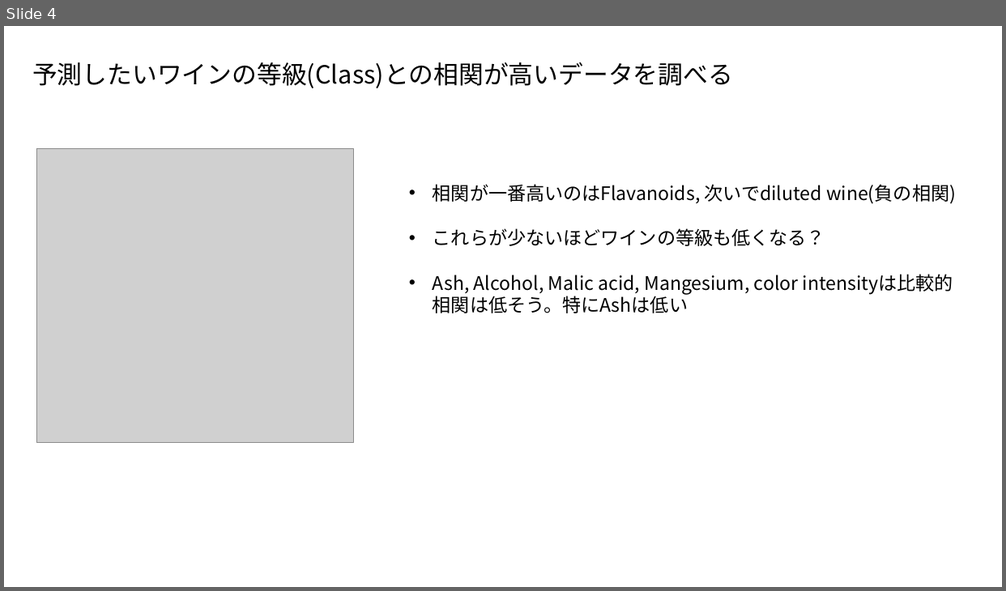
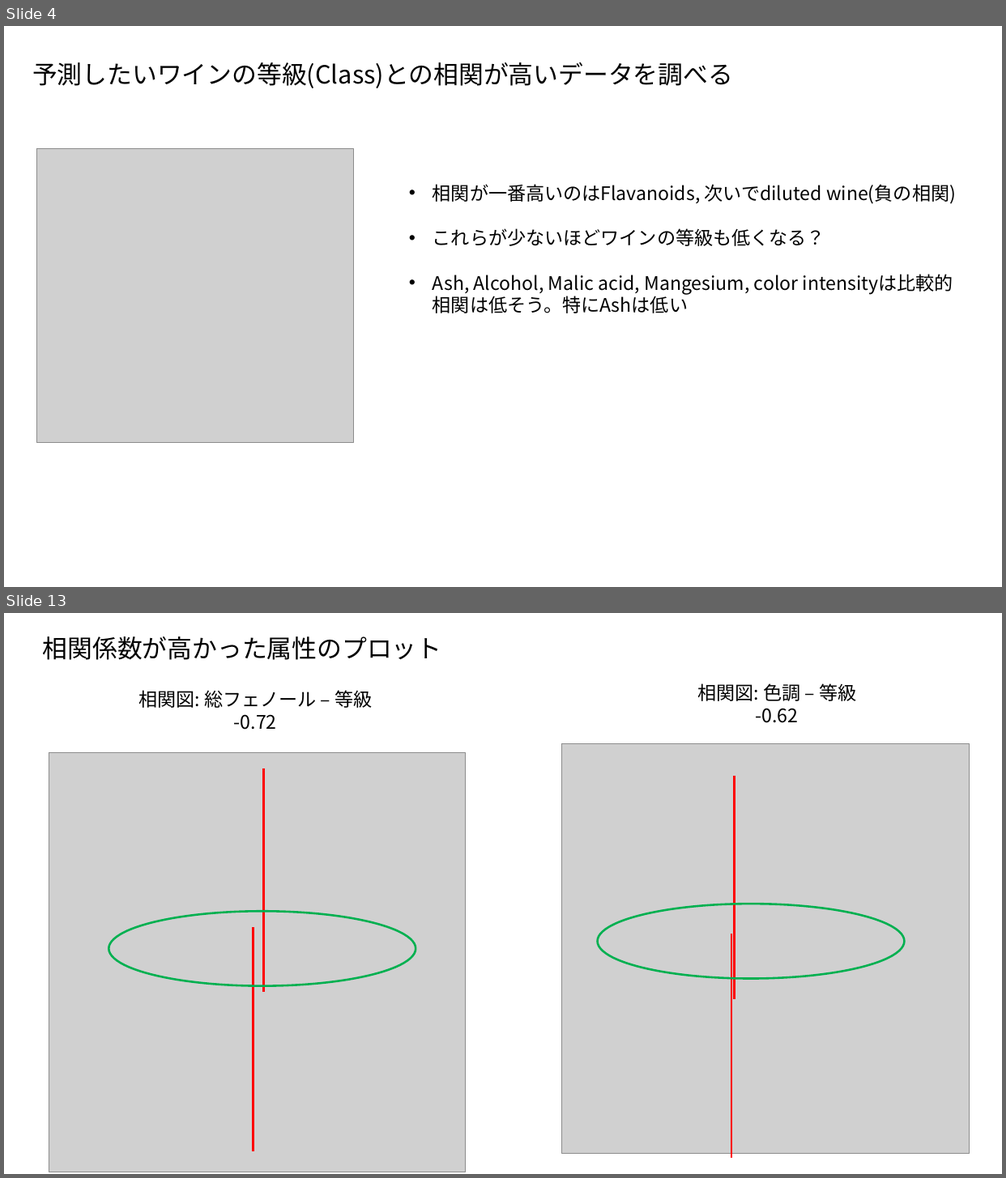
Before and after one commit to ShisatoYano/PythonPrograms, a slide deck: Analysis_Origine_Wine/Report.pptx. Shown one above the other, each under a label of ours: slide 4 before the commit, slides 4 and 13 after it; the slides between them are not shown. The pictures are 1006x591 and 1006x1178 pixels, drawn with LibreOffice and Linux fonts; fonts in the diff are those of the drawing; grey boxes stand for pictures. Boxes give left, top, right and bottom in pixels: in the first picture for what was removed or moved away, otherwise in the second. Text is boxed around its words. In the diff, an @@ line names an element or a change of style, - is before the commit and + after.

```diff
--- a/Analysis_Origine_Wine/Report.pptx
+++ b/Analysis_Origine_Wine/Report.pptx
@@ slide 13 added at (4,613,1002,1174), background #FFFFFF @@
@@ text added at (43,636,442,660), 24 pt, text #000000 @@
+相関係数が高かった属性のプロット
@@ text added at (697,683,856,723), 18 pt, text #000000 @@
+相関図: 色調 – 等級
+-0.62
@@ text added at (138,690,372,730), 18 pt, text #000000 @@
+相関図: 総フェノール – 等級
+-0.72
@@ picture added at (49,752,465,1172) @@
@@ picture added at (562,744,970,1154) @@
@@ line added from (264, 769) to (264, 993), #FF0000 2 pt @@
@@ line added from (734, 776) to (734, 1000), #FF0000 2 pt @@
@@ ellipse added at (108,912,415,986), outline #00B050 2 pt @@
@@ line added from (253, 927) to (253, 1152), #FF0000 2 pt @@
@@ ellipse added at (598,905,905,979), outline #00B050 2 pt @@
@@ line added from (731, 934) to (731, 1158), #FF0000 2 pt @@
```
Also in this commit, not shown: 23 other slides added, 7 other files.
